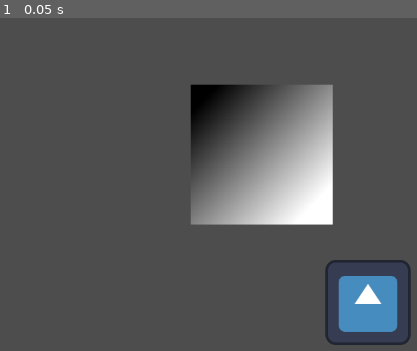
Above: before the commit, frame 1.
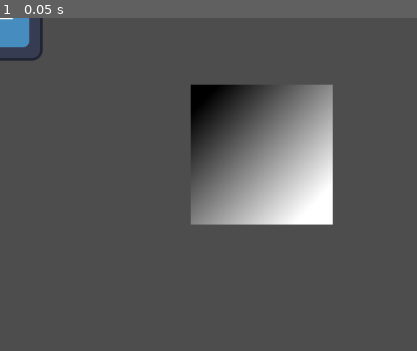
Above: after the commit, the same moment.

Repository: uotlaf/laughteller
Game: Godot game, scene res://Scenes/test.tscn
The game is run twice, just before and just after one commit, with the same random seed, the same clock (stepped at 60 frames per second) and the same inputs. The project has no main scene, so this scene is started directly. The engine's default icon, where the game draws it, is replaced by a stand-in: a white triangle on a blue panel in a dark square.
Inputs:
- Up to frame 1 (0.05 s): no input

The runs differ from the first frame. In frame 1, 3.9% of the frame differs, in the area x 0-99%, y 0-99%.

Commit message:
Grab and Ungrab Movement

Diff:
--- a/Scenes/box.tscn
+++ b/Scenes/box.tscn
@@ -12,8 +12,9 @@
 [sub_resource type="RectangleShape2D" id="RectangleShape2D_yxeou"]
 size = Vector2(6.5, 6.5)
 
-[sub_resource type="RectangleShape2D" id="RectangleShape2D_7locu"]
-size = Vector2(213, 210)
+[sub_resource type="CapsuleShape2D" id="CapsuleShape2D_hv4f5"]
+radius = 106.0
+height = 212.0
 
 [node name="Box" type="CharacterBody2D"]
 script = ExtResource("1_mmlky")
@@ -31,7 +32,8 @@
 collision_mask = 2
 
 [node name="CollisionShape2D" type="CollisionShape2D" parent="Area2D"]
-position = Vector2(-0.5, -1)
-shape = SubResource("RectangleShape2D_7locu")
+position = Vector2(-1, -1)
+shape = SubResource("CapsuleShape2D_hv4f5")
 
 [connection signal="body_entered" from="Area2D" to="." method="_on_area_2d_body_entered"]
+[connection signal="body_exited" from="Area2D" to="." method="_on_area_2d_body_exited"]
--- a/Scenes/test.tscn
+++ b/Scenes/test.tscn
@@ -9,4 +9,4 @@
 position = Vector2(393, 206)
 
 [node name="Peace" parent="." instance=ExtResource("2_3b7ju")]
-position = Vector2(552, 427)
+position = Vector2(618, 561)
--- a/Scripts/box.gd
+++ b/Scripts/box.gd
@@ -6,3 +6,8 @@
 func _on_area_2d_body_entered(body):
 	if body is Main_Peace:
 		body.grab(self)
+
+
+func _on_area_2d_body_exited(body):
+	if body is Main_Peace:
+		body.ungrab()
--- a/Scripts/main_peace.gd
+++ b/Scripts/main_peace.gd
@@ -2,15 +2,26 @@
 
 class_name Main_Peace
 
+var in_box = false
 var mouse_on: bool = false
+var original_position: Vector2
+
+
 
 func _physics_process(_delta: float):
+	if not in_box:
+		global_position = original_position
 	if Input.is_action_pressed("ui_left_mouse"):
 		if mouse_on:
 			global_position = get_global_mouse_position()
 
+
 func grab(box: Box):
+	in_box = true
 	global_position = box.global_position
+
+func ungrab():
+	in_box = false
 
 func mouse_ent():
 	mouse_on = true
